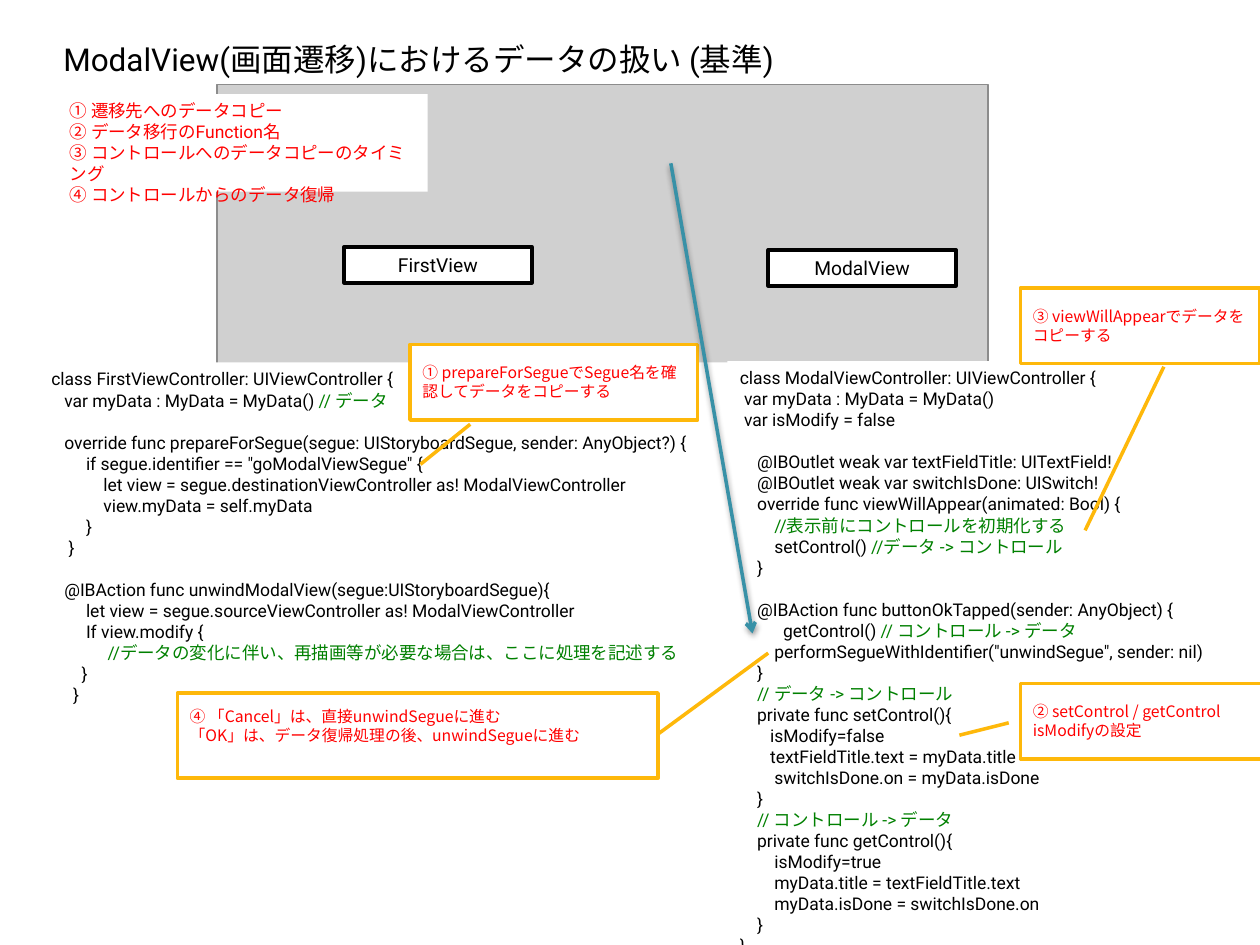
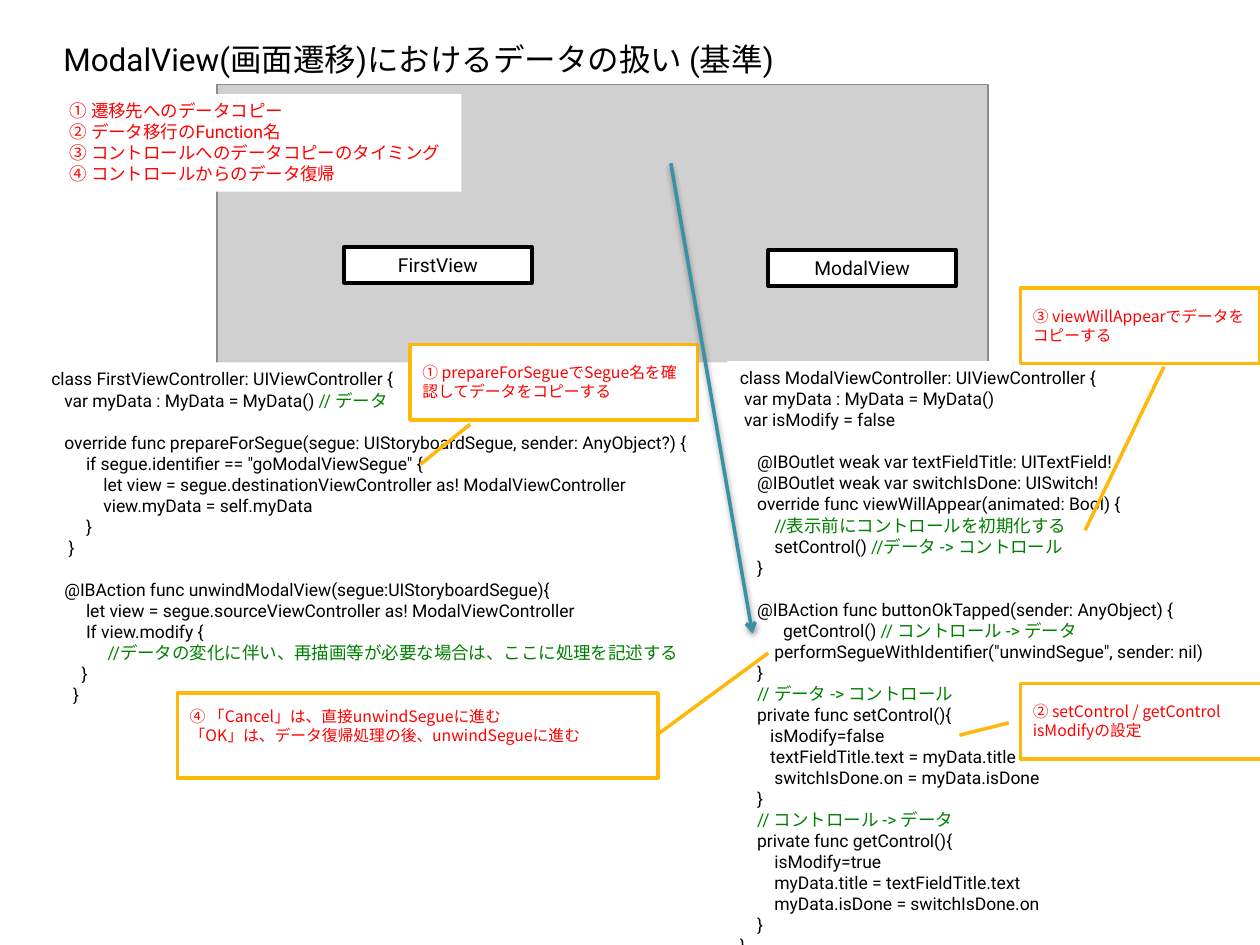
Before and after one commit to furuya02/ToDoApp, a slide deck: slide 21 of doc/ToDoApp.pptx (slide 45 before the commit). Drawn at 1260x945 pixels with LibreOffice and Linux fonts; fonts in the diff are those of the drawing; grey boxes stand for pictures. Boxes give left, top, right and bottom in pixels: in the first picture for what was removed or moved away, otherwise in the second. Text is boxed around its words. In the diff, an @@ line names an element or a change of style, - is before the commit and + after.

```diff
--- a/doc/ToDoApp.pptx
+++ b/doc/ToDoApp.pptx
@@ rectangle "① 遷移先へのデータコピー": place and size @@
-rectangle "① 遷移先へのデータコピー" at (58, 94, 428, 192)
+rectangle "① 遷移先へのデータコピー" at (58, 94, 462, 192)
```
Also in this commit, not shown: 6 other slides changed, 6 slides added, 7 slides removed.
